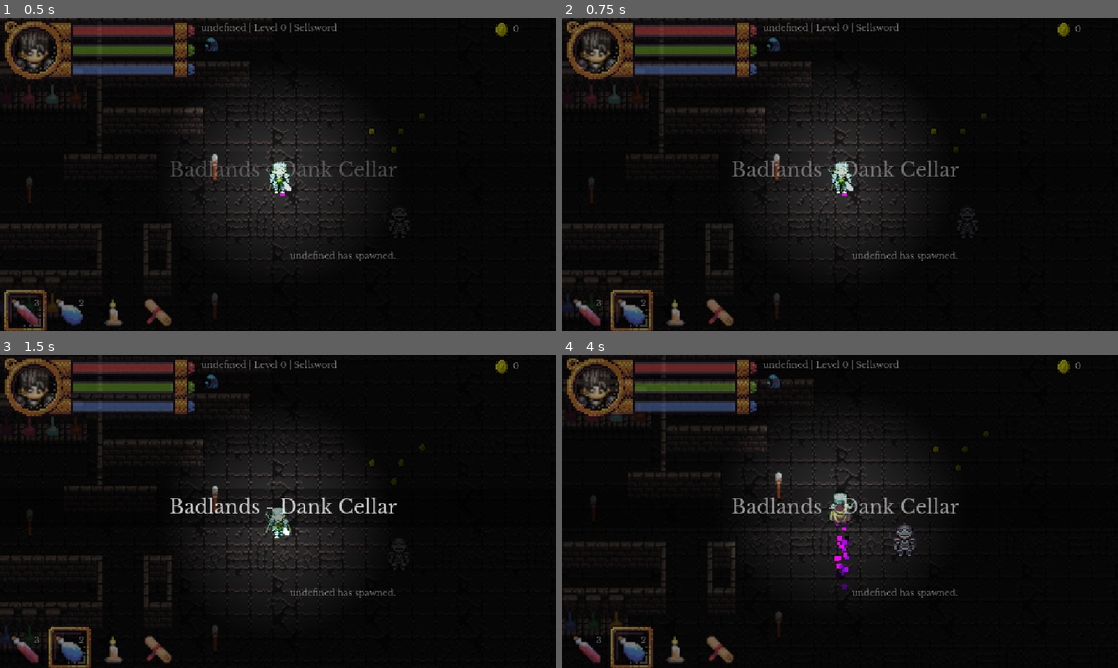
Above: before the commit, frames 1-4 (two rows, left to right).
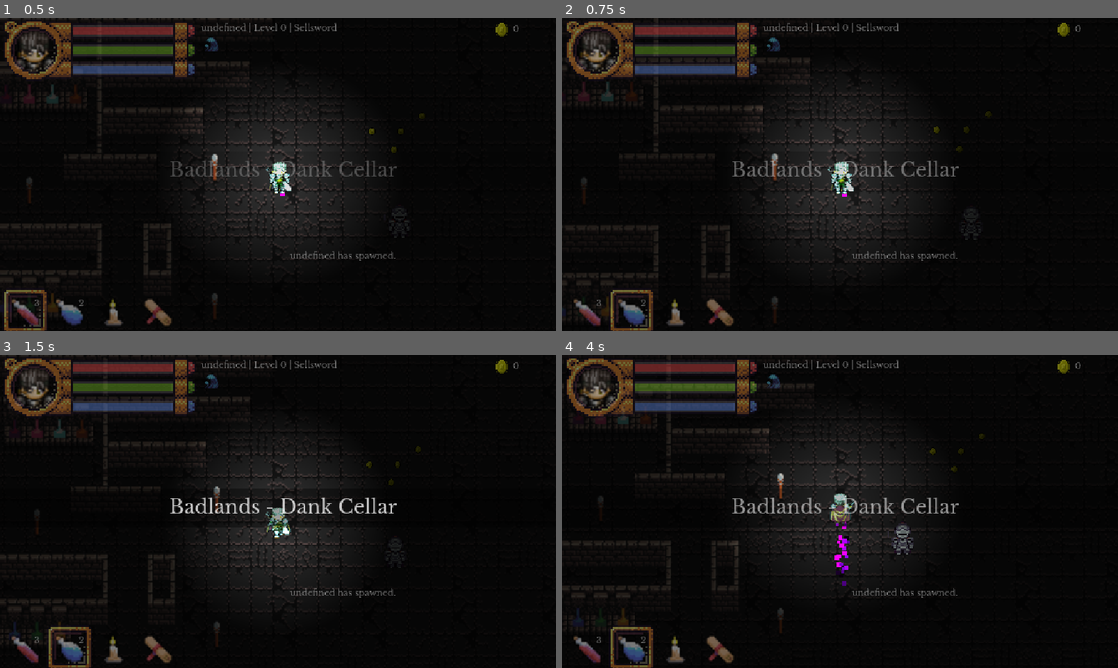
Above: after the commit, the same moments.

Repository: bbm-games/dankcryptic
Game: Godot game, scene res://game.tscn
Two runs of this game, one before a commit and one after it. Both use one fixed random seed, a clock stepped at 60 frames per second and the inputs below. This scene is started directly instead of the project's main scene.
Inputs (mouse positions are in pixels of both pictures, inside the frame that each line leads up to):
- Up to frame 1 (0.5 s): no input
- Up to frame 2 (0.75 s): move the mouse to (962, 158) at 0.52 s; hold Right (item_right) from 0.53 s (still down); hold Mouse wheel up (zoom_in, bound only after the commit) from 0.53 s (still down); click (962, 158) at 0.67 s
- Up to frame 3 (1.5 s): tap Mouse wheel down (zoom_out, bound only after the commit) at 0.8, 1.35 s; move the mouse to (166, 527) at 1.27 s; release Right (item_right) at 1.28 s; release Mouse wheel up (zoom_in, bound only after the commit) at 1.28 s; hold S (walk_down) from 1.28 s (still down); click (166, 527) at 1.42 s
- Up to frame 4 (4 s): tap Mouse wheel up (zoom_in, bound only after the commit) at 1.55, 3.05 s; move the mouse to (895, 442) at 2.02 s; release S (walk_down) at 2.03 s; press the mouse at (895, 442) at 2.03 s; hold Right (item_right) 2.03-2.78 s; tap Mouse wheel down (zoom_out, bound only after the commit) at 2.3, 3.8 s; move the mouse to (812, 574) at 2.77 s; release the mouse at (812, 574) at 2.78 s; hold W (walk_up) 2.78-3.53 s; right-click (812, 574) at 2.85 s; click (812, 574) at 2.92 s; move the mouse to (1006, 558) at 3.52 s; hold Left (item_left) from 3.53 s (still down); hold E (chat) from 3.53 s (still down); click (1006, 558) at 3.67 s

Frame 1 is identical in both runs. In frame 2, 2.7% of the frame differs, in the area x 0-77%, y 0-98%; in frame 3, 2.6%; in frame 4, 2.4%.

Commit message:
added zoom feature

Diff:
--- a/game.gd
+++ b/game.gd
@@ -1,6 +1,8 @@
 extends Node2D
 
 var rng
+
+var currentZoom = 1
 
 var player_body
 var player_sprite
@@ -511,6 +513,19 @@
 		pass
 	elif event is InputEventMouseMotion:
 		mouse_event_pos = event.position
+	if event.is_action_pressed("zoom_in") and not playerMenu.visible:
+		if currentZoom <= 2:
+
+			currentZoom += 0.03
+		else:
+			currentZoom = 2
+		player_body.get_node("sprite/Camera2D").set_zoom(Vector2(currentZoom, currentZoom))
+	if event.is_action_pressed("zoom_out") and not playerMenu.visible:
+		if currentZoom >= 0.5:
+			currentZoom -= 0.03
+		else:
+			currentZoom = 0.5
+		player_body.get_node("sprite/Camera2D").set_zoom(Vector2(currentZoom, currentZoom))
 	if event.is_action_pressed("item_1"):
 		get_node("HUDLayer/CanvasGroup/quickItemSwitchSound").play()
 		if current_item_index == 0 and player_data["quick_slots"]['slot' + str(current_item_index+1)]:
--- a/project.godot
+++ b/project.godot
@@ -186,6 +186,16 @@
 "events": [Object(InputEventKey,"resource_local_to_scene":false,"resource_name":"","device":-1,"window_id":0,"alt_pressed":false,"shift_pressed":false,"ctrl_pressed":false,"meta_pressed":false,"pressed":false,"keycode":0,"physical_keycode":54,"key_label":0,"unicode":54,"echo":false,"script":null)
 ]
 }
+zoom_in={
+"deadzone": 0.5,
+"events": [Object(InputEventMouseButton,"resource_local_to_scene":false,"resource_name":"","device":-1,"window_id":0,"alt_pressed":false,"shift_pressed":false,"ctrl_pressed":false,"meta_pressed":false,"button_mask":0,"position":Vector2(0, 0),"global_position":Vector2(0, 0),"factor":1.0,"button_index":4,"canceled":false,"pressed":false,"double_click":false,"script":null)
+]
+}
+zoom_out={
+"deadzone": 0.5,
+"events": [Object(InputEventMouseButton,"resource_local_to_scene":false,"resource_name":"","device":-1,"window_id":0,"alt_pressed":false,"shift_pressed":false,"ctrl_pressed":false,"meta_pressed":false,"button_mask":0,"position":Vector2(0, 0),"global_position":Vector2(0, 0),"factor":1.0,"button_index":5,"canceled":false,"pressed":false,"double_click":false,"script":null)
+]
+}
 
 [rendering]
 
